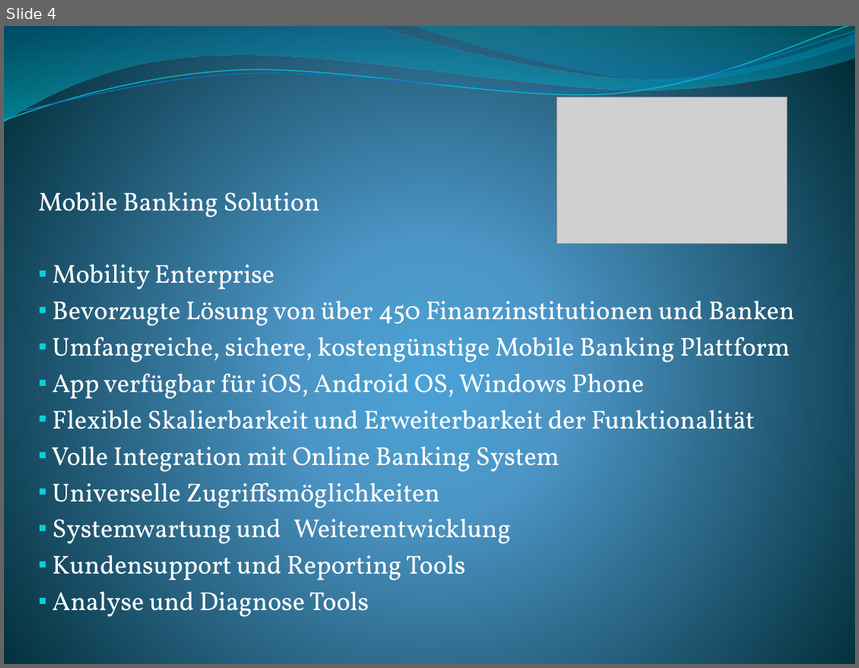
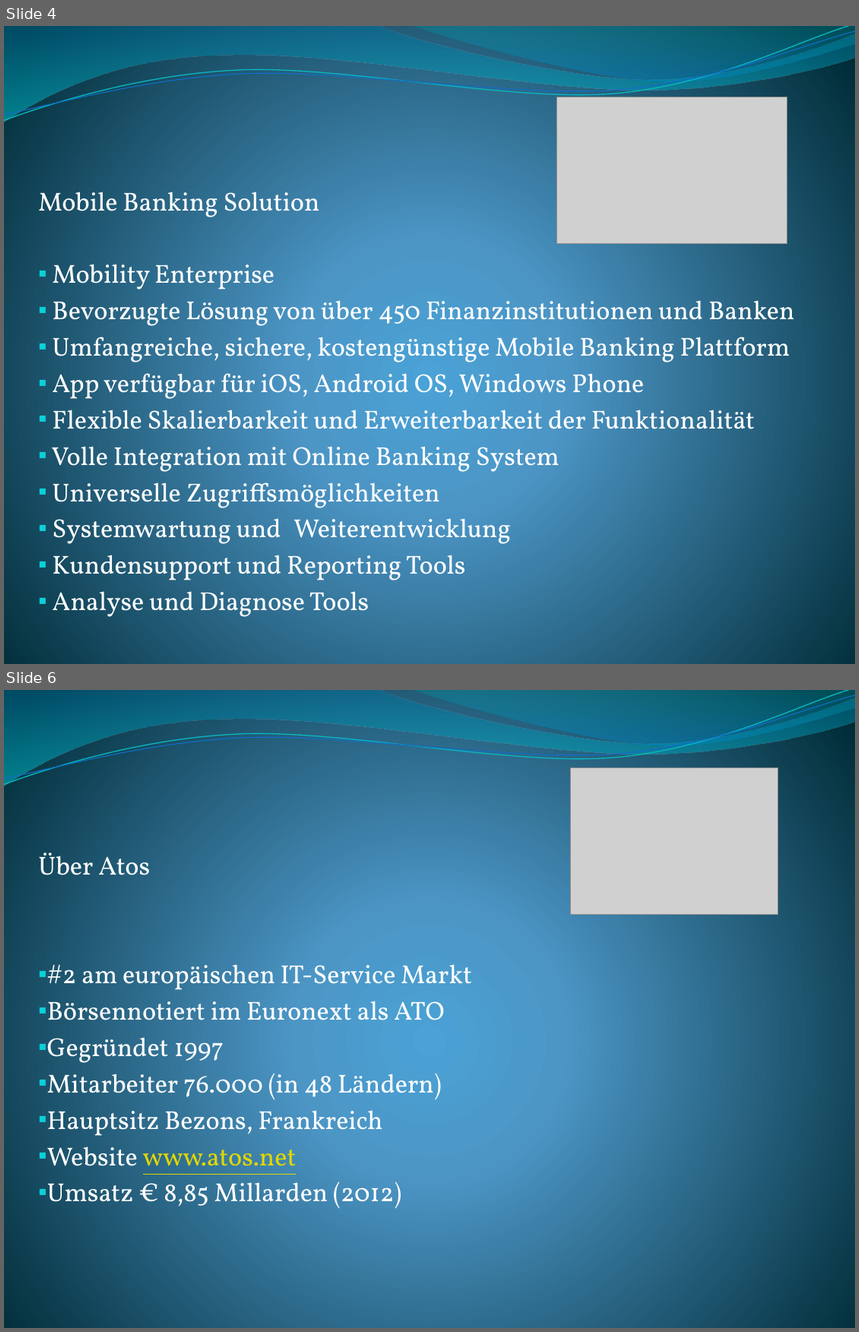
Before and after one commit to ChristophPrybila/it-strategy, a slide deck: UE2/Anbieterprofile.pptx. Shown one above the other, each under a label of ours: slide 4 before the commit, slides 4 and 6 after it; the slides between them are not shown. The pictures are 859x668 and 859x1332 pixels, drawn with LibreOffice and Linux fonts; fonts in the diff are those of the drawing; grey boxes stand for pictures. Boxes give left, top, right and bottom in pixels: in the first picture for what was removed or moved away, otherwise in the second. Text is boxed around its words. In the diff, an @@ line names an element or a change of style, - is before the commit and + after.

```diff
--- a/UE2/Anbieterprofile.pptx
+++ b/UE2/Anbieterprofile.pptx
@@ slide 6 added at [4, 690, 855, 1328], background gradient #4AA0D6 to #4C98C7 to #002C38; not listed: 4 template elements that a slide beside it also shows @@
@@ picture added at [570, 768, 778, 916] @@
@@ text added at [38, 853, 472, 1209], 22 pt, text #FFFFFF @@
+Über Atos
+▪ #2 am europäischen IT-Service Markt
+▪ Börsennotiert im Euronext als ATO
+▪ Gegründet 1997
+▪ Mitarbeiter 76.000 (in 48 Ländern)
+▪ Hauptsitz Bezons, Frankreich
+▪ Website www.atos.net
+▪ Umsatz € 8,85 Millarden (2012)
```
Also in this commit, not shown: 3 slides changed, 3 other slides added, 2 other files.
